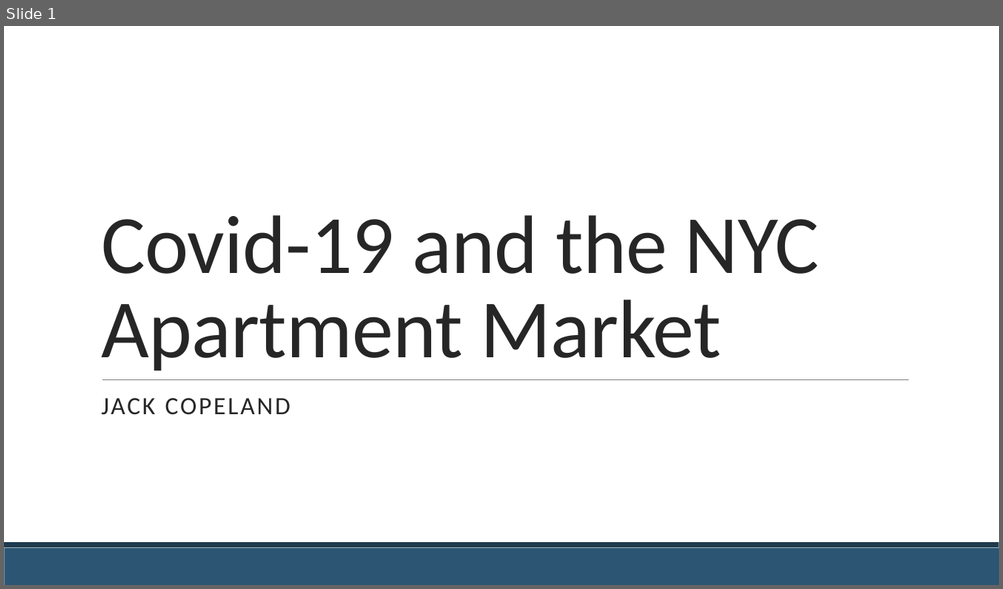
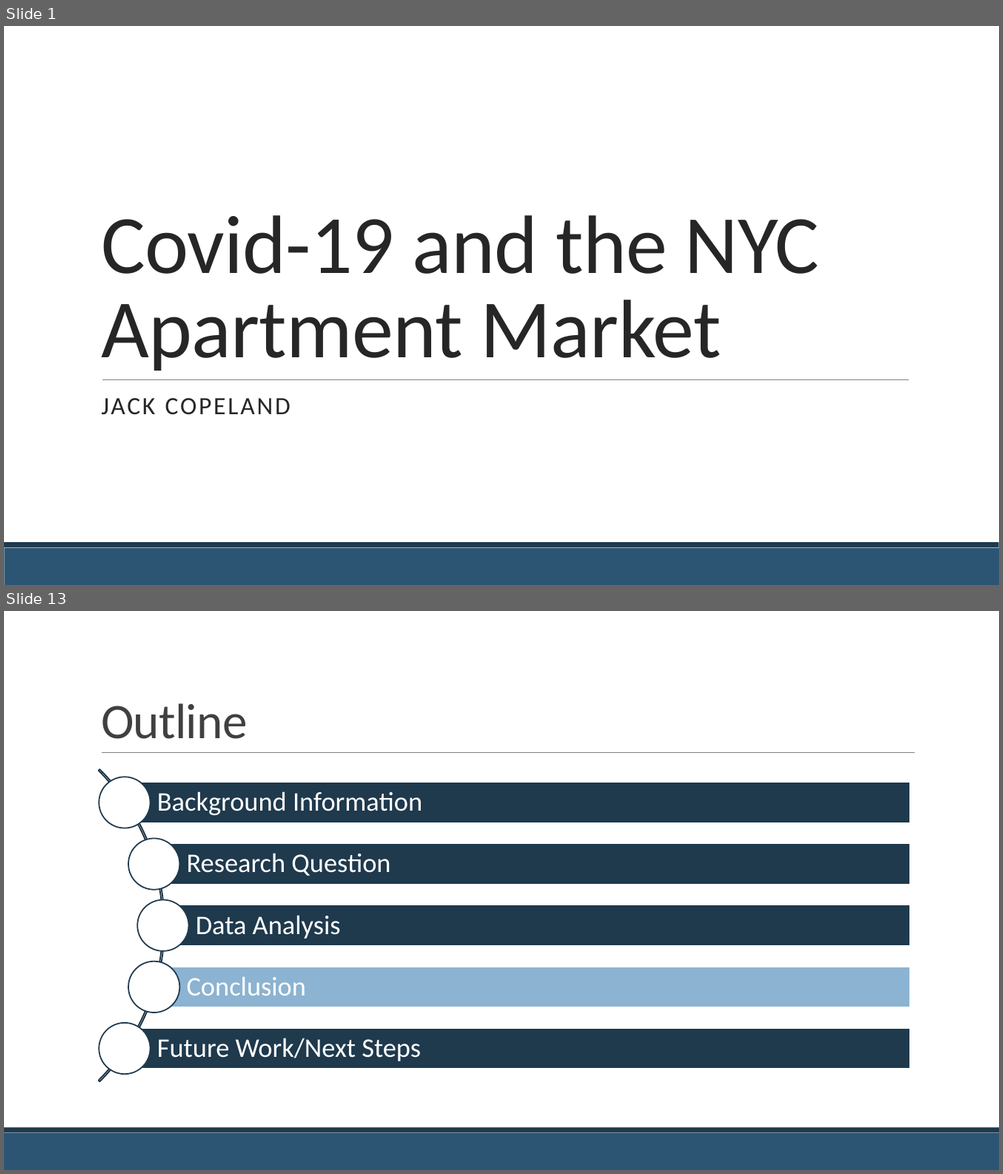
Before and after one commit to jackcopeland11/nyc_apartment_rent_analysis, a slide deck: Covid-19 and the NYC Apartment Market.pptx. Shown one above the other, each under a label of ours: slide 1 before the commit, slides 1 and 13 after it; the slides between them are not shown. The pictures are 1003x589 and 1003x1174 pixels, drawn with LibreOffice and Linux fonts; fonts in the diff are those of the drawing; background and template pictures are left out. Boxes give left, top, right and bottom in pixels: in the first picture for what was removed or moved away, otherwise in the second. Text is boxed around its words. In the diff, an @@ line names an element or a change of style, - is before the commit and + after.

Commit message:
Made changes to PowerPoint and added block of code in file to determine overall trends for the conclusion slide.

```diff
--- a/Covid-19 and the NYC Apartment Market.pptx
+++ b/Covid-19 and the NYC Apartment Market.pptx
@@ slide 13 added at [4, 611, 999, 1170], background #FFFFFF; not listed: 2 template elements that a slide beside it also shows @@
@@ title added at [101, 703, 247, 739], 48 pt, text #404040 @@
+Outline
@@ line added from (102, 753) to (915, 753), #808080 0.5 pt @@
@@ group added at [4, 705, 910, 1147]: 5 rectangles, 5 texts, 5 ellipses, 1 arch (boxed as its full ring) @@
+Background Information
+Research Question
+Data Analysis
+Conclusion
+Future Work/Next Steps
```
Also in this commit, not shown: 11 slides changed, 1 other slide added.
